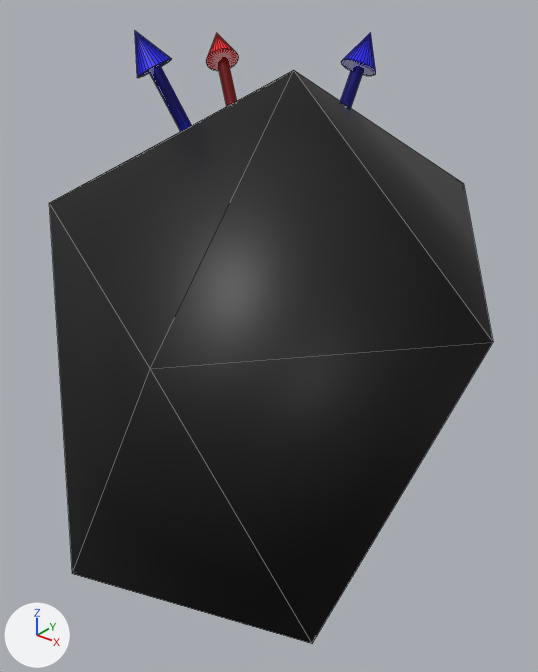
Before and after pictures for a commit that changed the glTF model assets/posts/assign-normals-cone/average-normal.glb.
Camera for both pictures: a camera (50 mm lens) standing at (1.63, -2.15, 1.24) and looking at (-0.07, -0.02, -0.08). Every picture has the same lights, and +X, +Y and +Z are marked at lower left. Mesh edges are drawn as thin lines. Vertices at the same position are counted once.
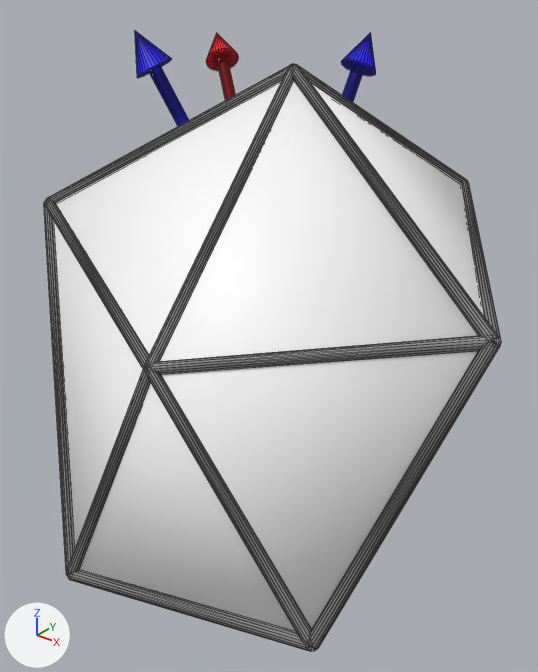
Diff of the bpy script that builds the scene:
```diff
--- a/assets/posts/assign-normals-cone/average-normal.glb.py
+++ b/assets/posts/assign-normals-cone/average-normal.glb.py
@@ me_cube @@
 # used by ob_cube; location = (0.0, 0.0, 0.0)
-me_cube.from_pydata(...)  # 599 vertices, 1170 faces; spans x -1.23..1.01, y -1.09..1.16, z -0.96..1.05
+me_cube.from_pydata(...)  # 1559 vertices, 2130 faces; spans x -1.23..1.03, y -1.11..1.16, z -0.98..1.05
+# me_cube part 1: 1 vertex moved within x -0.64, y 0.43, z 0.72; 960 vertices added at x -1.14..1.03, y -1.11..1.07, z -0.98..0.97
+# me_cube part 2: 30 faces spanning x -1.12..1.01, y -1.09..1.05, z -0.96..0.95 switch from mat_material to mat_normal
```

What differs and where, as boxes (x1, y1, x2, y2) in the pictures (538 x 672 px):
'Cube', reshaped
    before: (49, 31, 493, 644)
    after: (44, 31, 501, 652)
part 1 of me_cube, built on
    before: (220, 57, 232, 103)
    after: (44, 56, 501, 652)
part 2 of me_cube, recoloured (black to white)
    both: (53, 81, 493, 632)
